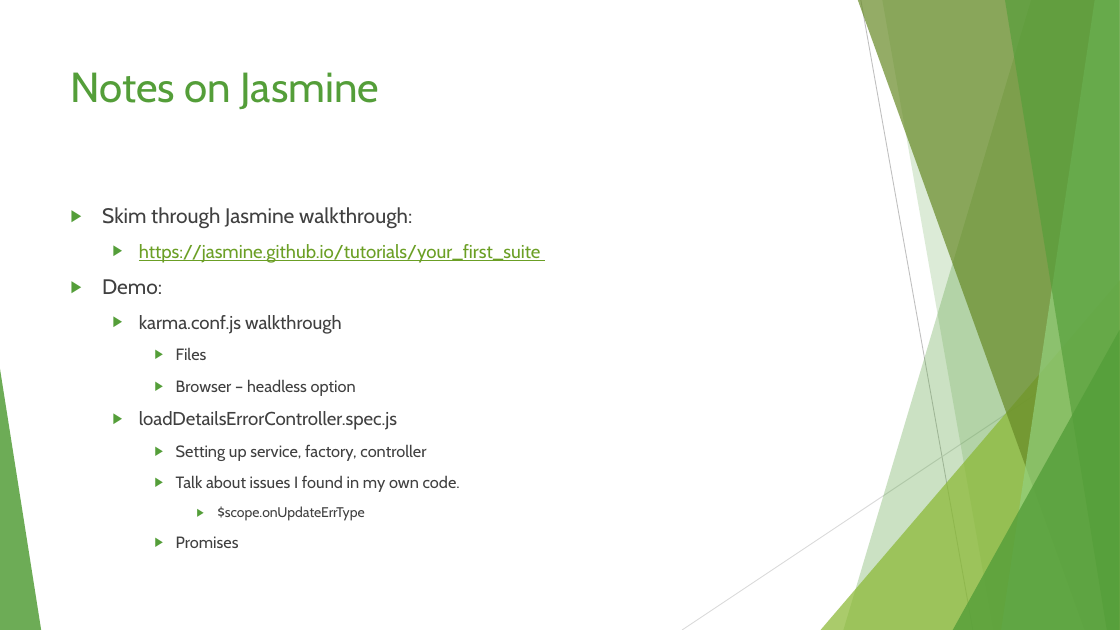
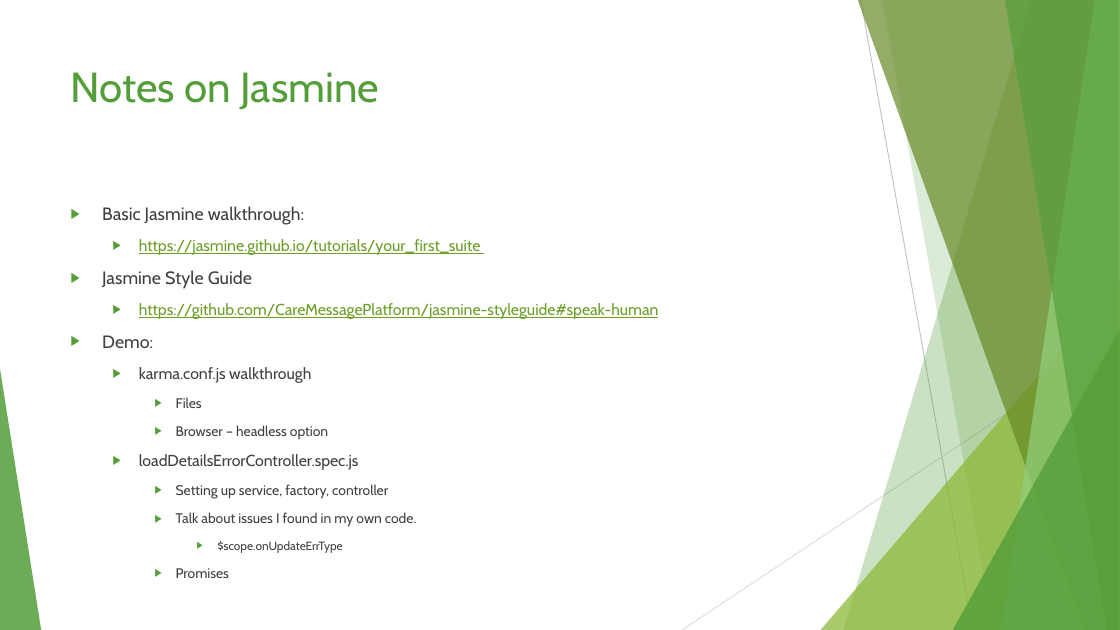
Before and after one commit to awsk1994/Karma-seed, a slide deck: slide 19 of Unit Testing in AngularJS.pptx. Drawn at 1120x630 pixels with LibreOffice and Linux fonts; fonts in the diff are those of the drawing. Boxes give left, top, right and bottom in pixels: in the first picture for what was removed or moved away, otherwise in the second. Text is boxed around its words. In the diff, an @@ line names an element or a change of style, - is before the commit and + after.

Commit message:
update ppt

```diff
--- a/Unit Testing in AngularJS.pptx
+++ b/Unit Testing in AngularJS.pptx
@@ text at [102,206,304,225]: text changed; size 18 to 15.3 pt @@
-▶ Skim through Jasmine walkthrough:
+▶ Basic Jasmine walkthrough:
@@ text at [102,239,481,553]: size 16 to 13.6 pt in "https://jasmine.github.io/tutorials/your_first_suite", "karma.conf.js walkthrough", "loadDetailsErrorController.spec.js"; size 18 to 15.3 pt in "Demo:"; size 14 to 11.9 pt in "Files", "Browser – headless option", "Setting up service, factory, controller", "Talk about issues I found in my ..." and 1 more places; size 12 to 10.2 pt in "$scope.onUpdateErrType" @@
@@ text at [139,303,659,319]: paragraphs added @@
+▶ Jasmine Style Guide
+  ▶ https://github.com/CareMessagePlatform/jasmine-styleguide#speak-human
```
Also in this commit, not shown: 1 slide added, 1 other file.
